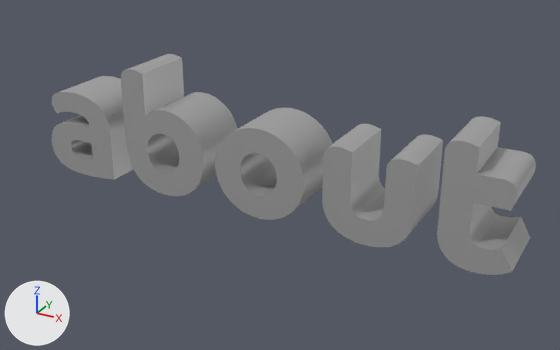
What one commit did to the glTF model public/models/About_Button_Type.glb.
One viewpoint serves both versions: a 50 mm camera at (0.339, -0.558, 0.269) aimed at (0.023, 0.017, -0.018). Every picture has the same lights, and +X, +Y and +Z are marked at lower left. Where no turn or scale is listed for an object, it has been applied to the vertices. Vertices at the same position are counted once.
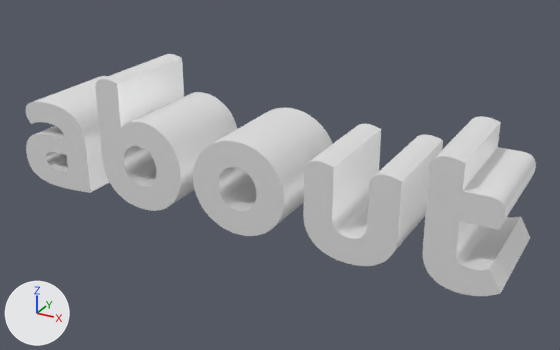
The newer file is also turned or shifted as a whole; pictures and numbers use the older file's frame.

Where the change shows, as pixel boxes (x1, y1, x2, y2) in the pictures (560 x 350 px):
'Default', recoloured, mesh rescaled (grey to white, 9% taller)
    before: (52, 54, 536, 275)
    after: (25, 54, 536, 296)

Diff of the bpy script that builds the scene:
```diff
--- a/public/models/About_Button_Type.glb.py
+++ b/public/models/About_Button_Type.glb.py
@@ mat_default @@
 mat_default = principled_material('Default')
-mat_default.base_color = (0.48, 0.48, 0.48)  # grey #b8b8b8
+mat_default.base_color = (1.0, 1.0, 1.0)  # white #ffffff
 mat_default.metallic = 0.5
@@ me_mesh_0 @@
 me_mesh_0.from_pydata(...)  # 3854 vertices, 7700 faces; spans x -0.244..0.243, y 0.0..0.065, z -0.059..0.065
 # used by ob_default; location = (0.0, 0.0, 0.0)
+# me_mesh_0 part 1: the whole mesh is scaled about its middle by (1, 1.56, 1), then moved by (0.0, -0.018, 0.0)
 me_mesh_0.materials.append(mat_default)
```
